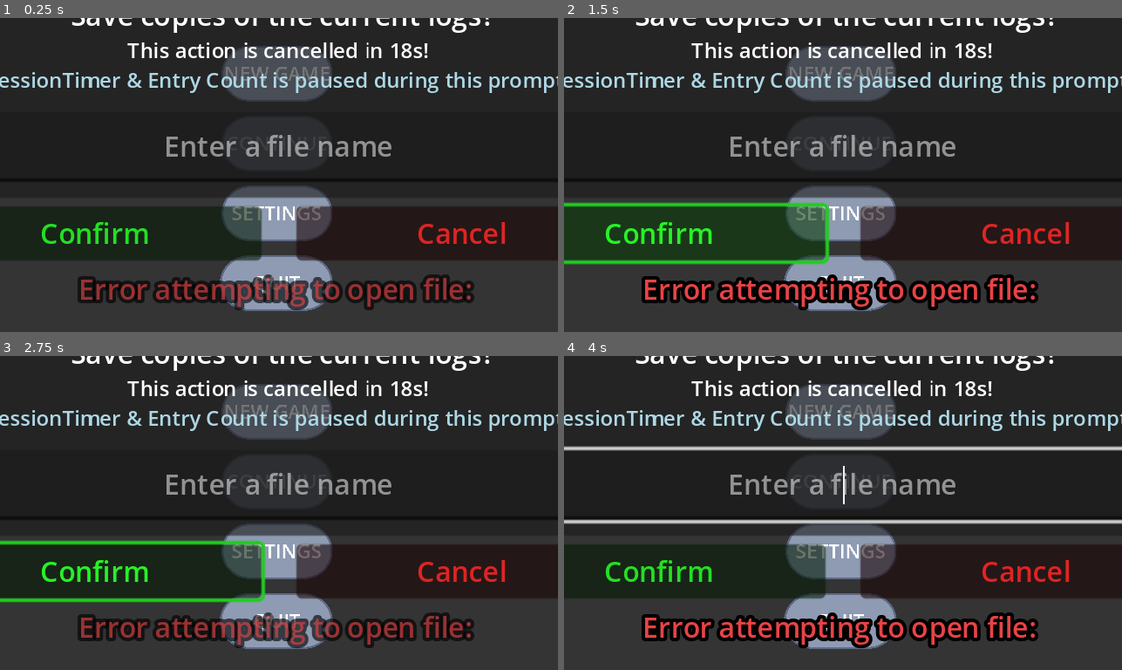
Above: before the commit, frames 1-4 (two rows, left to right).
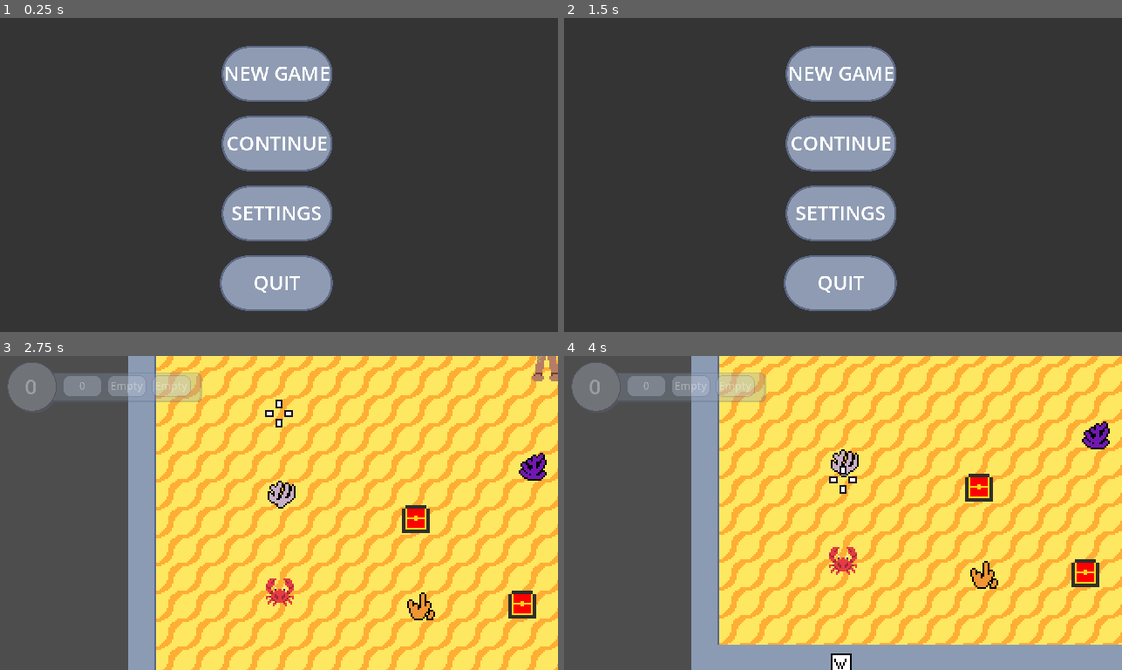
Above: after the commit, the same moments.

Repository: deckerous/crab-x
Game: Godot game, scene res://UI/main_menu.tscn
Two runs of this game, one before a commit and one after it. Both use one fixed random seed, a clock stepped at 60 frames per second and the inputs below. Before the commit the project has no main scene; this scene is started directly in both runs.
Inputs (mouse positions are in pixels of both pictures, inside the frame that each line leads up to):
- Up to frame 1 (0.25 s): no input
- Up to frame 2 (1.5 s): click (658, 231) at 0.5 s, where only the run before the commit has a clickable "Confirm"; click (658, 231) at 1.25 s, where only the run before the commit has a clickable "Confirm"
- Up to frame 3 (2.75 s): click "New Game" at 2 s
- Up to frame 4 (4 s): click (843, 412) at 2.75 s, where only the run before the commit has a clickable "New Game"; click (843, 481) at 3.5 s, where only the run before the commit has a clickable "Continue"

The runs differ from the first frame. In frame 1, 32% of the frame differs, in the area x 0-100%, y 0-94%; in frame 2, 34%; in frame 3, 100%, in the area x 0-100%, y 0-100%; in frame 4, 99%.
Error before the commit: Trying to assign value of type 'Nil' to a variable of type 'String'. (res://addons/GoLogger/Log.gd:72)

Commit message:
disabled gologger by default

Diff:
--- a/project.godot
+++ b/project.godot
@@ -11,12 +11,9 @@
 [application]
 
 config/name="CRAB X-ING"
+run/main_scene="res://UI/main_menu.tscn"
 config/features=PackedStringArray("4.3", "Forward Plus")
 config/icon="res://icon.svg"
-
-[autoload]
-
-Log="*res://addons/GoLogger/Log.tscn"
 
 [display]
 
@@ -25,10 +22,6 @@
 window/size/window_width_override=1280
 window/size/window_height_override=720
 window/stretch/mode="canvas_items"
-
-[editor_plugins]
-
-enabled=PackedStringArray("res://addons/GoLogger/plugin.cfg")
 
 [input]
 
